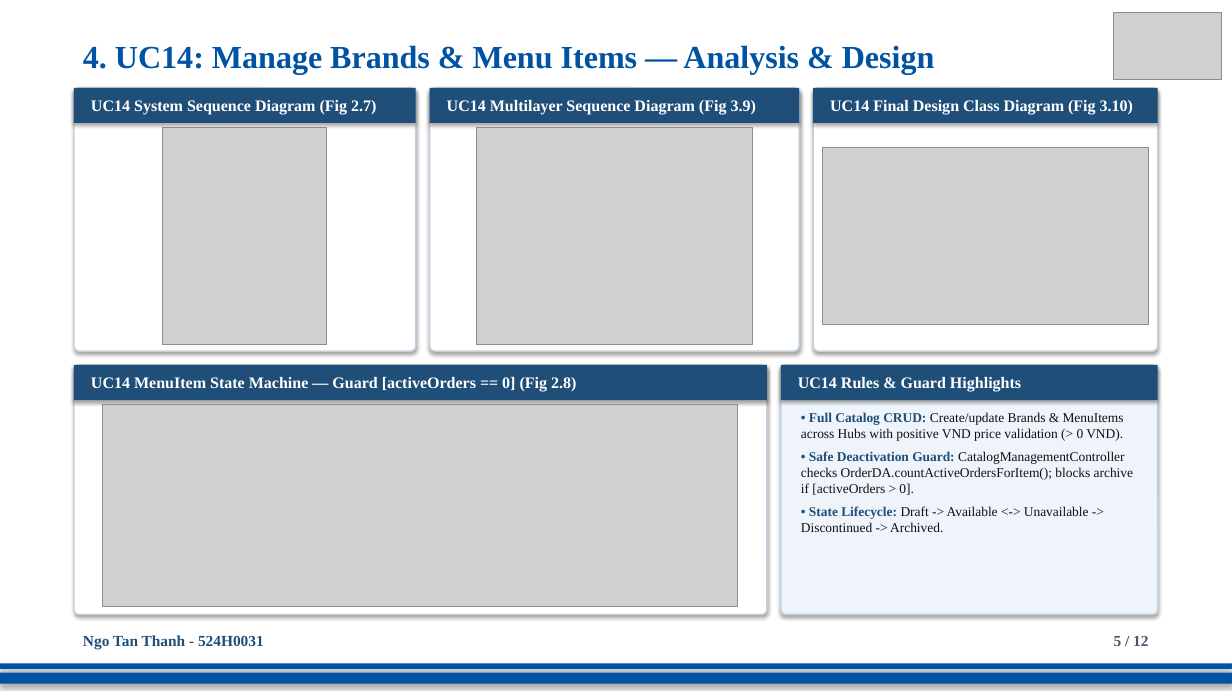
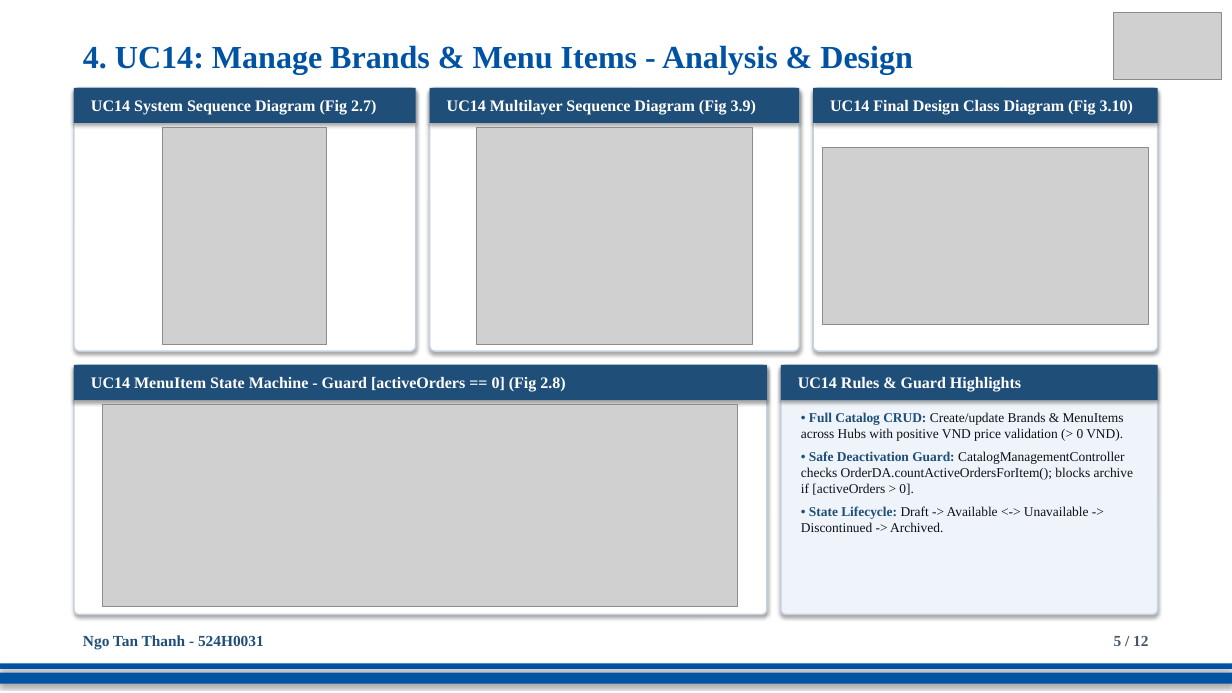
Before and after one commit to DoQuocTrung06/SaigonBite-RAD-TeamF10, a slide deck: slide 5 of Part_2/TeamF10_Presentation_for_SaigonBite.pptx. Drawn at 1232x693 pixels with LibreOffice and Linux fonts; fonts in the diff are those of the drawing; grey boxes stand for pictures. Boxes give left, top, right and bottom in pixels: in the first picture for what was removed or moved away, otherwise in the second. Text is boxed around its words. In the diff, an @@ line names an element or a change of style, - is before the commit and + after.

```diff
--- a/Part_2/TeamF10_Presentation_for_SaigonBite.pptx
+++ b/Part_2/TeamF10_Presentation_for_SaigonBite.pptx
@@ text at [83,45,913,75]: text changed @@
-4. UC14: Manage Brands & Menu Items — Analysis & Design
+4. UC14: Manage Brands & Menu Items - Analysis & Design
@@ text in rectangle at [91,377,565,392]: text changed @@
-UC14 MenuItem State Machine — Guard [activeOrders == 0] (Fig 2.8)
+UC14 MenuItem State Machine - Guard [activeOrders == 0] (Fig 2.8)
```
Also in this commit, not shown: 9 other slides changed, 1 other file.
